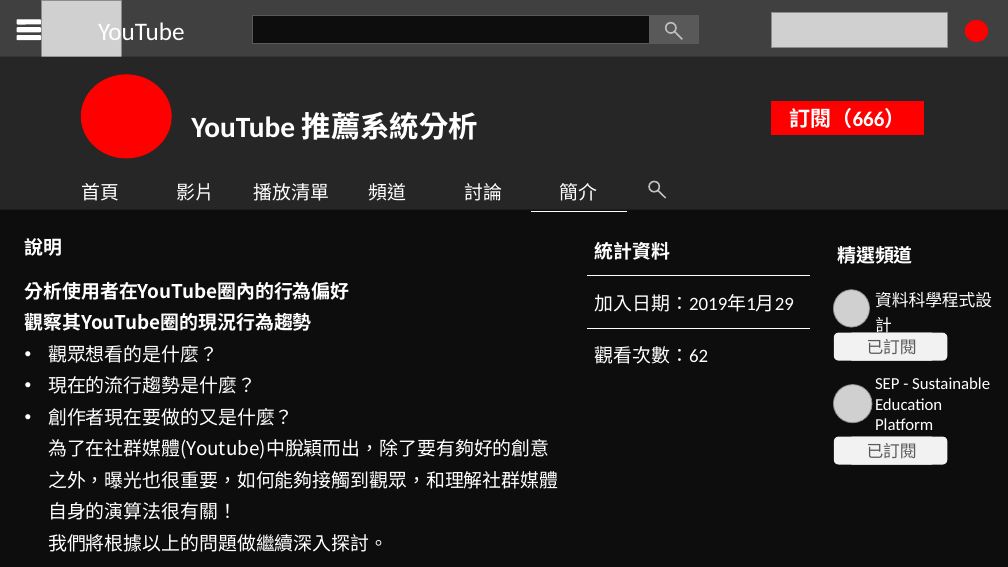
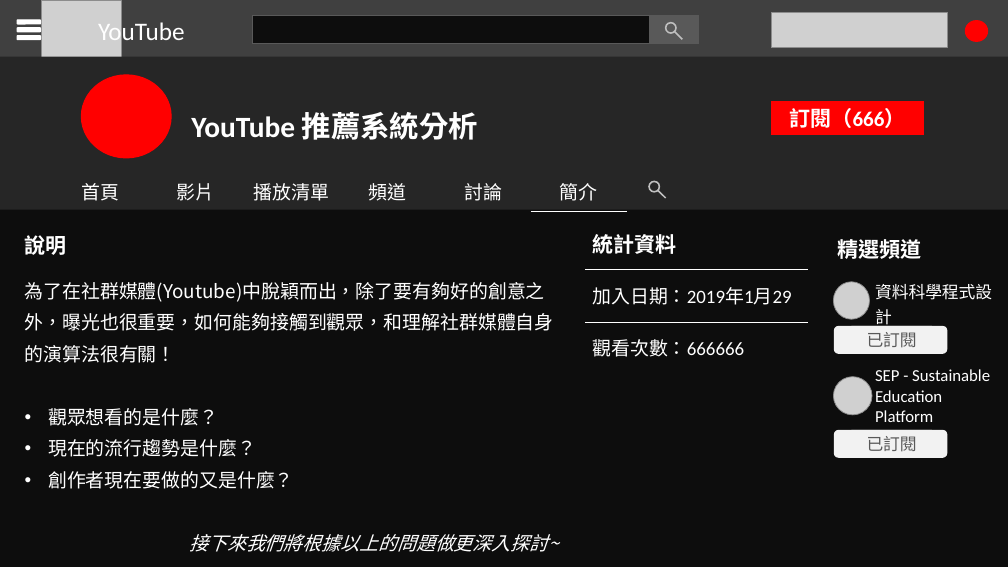
Before and after one commit to jasonSU85323/UTaipei_DataScience, a slide deck: slide 2 of Youtube analysis/ppt/black.pptx. Drawn at 1008x567 pixels with LibreOffice and Linux fonts; fonts in the diff are those of the drawing; grey boxes stand for pictures. Boxes give left, top, right and bottom in pixels: in the first picture for what was removed or moved away, otherwise in the second. Text is boxed around its words. In the diff, an @@ line names an element or a change of style, - is before the commit and + after.

```diff
--- a/Youtube analysis/ppt/black.pptx
+++ b/Youtube analysis/ppt/black.pptx
@@ text at box(25, 232, 67, 258): size 18 to 20 pt in "說明" @@
@@ table at box(585, 218, 808, 371) @@
-row 3, column 1: 觀看次數：62
+row 3, column 1: 觀看次數：666666
@@ size 18 to 20 pt in "統計資料" @@
@@ 2 pictures, 1 table: place and size @@
-2 pictures, 1 table at box(830, 237, 1007, 493)
+2 pictures, 1 table at box(830, 229, 1007, 485)
@@ table at box(830, 229, 1007, 485) @@
@@ size 18 to 20 pt in "精選頻道" @@
@@ text at box(25, 282, 554, 363): text changed; bold off @@
-分析使用者在YouTube圈內的行為偏好
-觀察其YouTube圈的現況行為趨勢
+為了在社群媒體(Youtube)中脫穎而出，除了要有夠好的創意之外，曝光也很重要，如何能夠接觸到觀眾，和理解社群媒體自身的演算法很有關！
@@ 2 rectangles, 2 rounded rectangles, 1 table: place and size @@
-2 rectangles, 2 rounded rectangles, 1 table at box(587, 225, 948, 465)
+2 rectangles, 2 rounded rectangles, 1 table at box(585, 218, 948, 458)
@@ text at box(48, 471, 559, 552): text changed; italic on @@
-• 創作者現在要做的又是什麼？
-  為了在社群媒體(Youtube)中脫穎而出，除了要有夠好的創意之外，曝光也很重要，如何能夠接觸到觀眾，和理解社群媒體自身的演算法很有關！
-  我們將根據以上的問題做繼續深入探討。
+• 創作者現在要做的又是什麼？
+接下來我們將根據以上的問題做更深入探討~
```
Also in this commit, not shown: 8 other slides changed, 1 slide removed, 2 other files.
